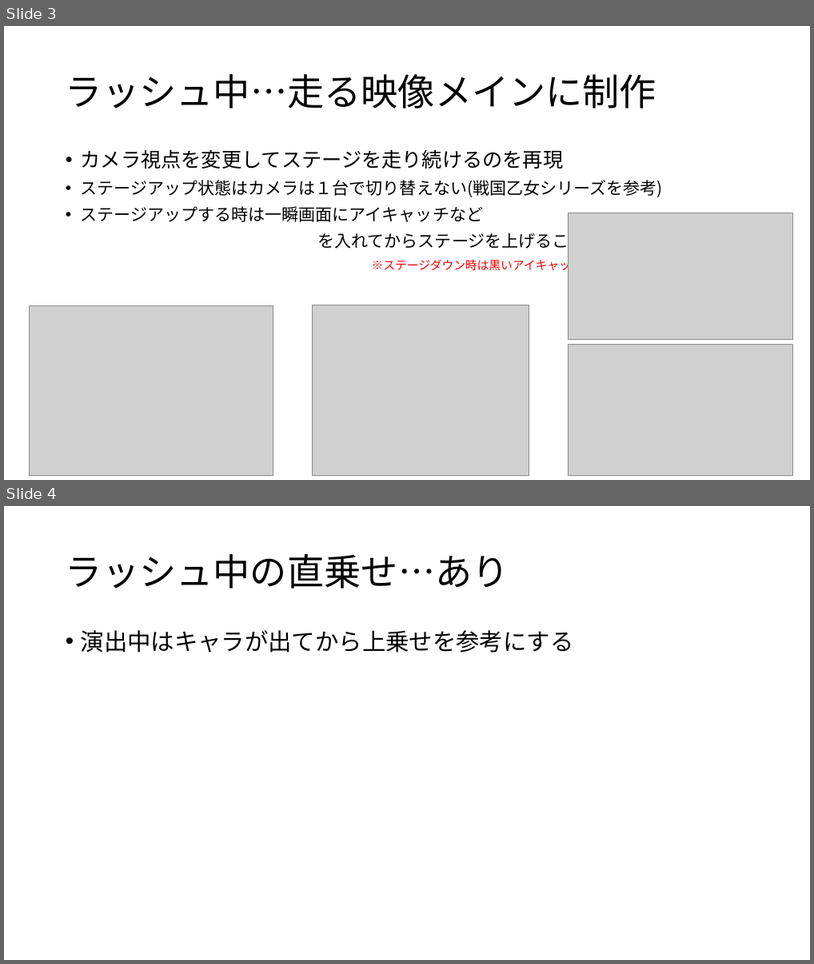
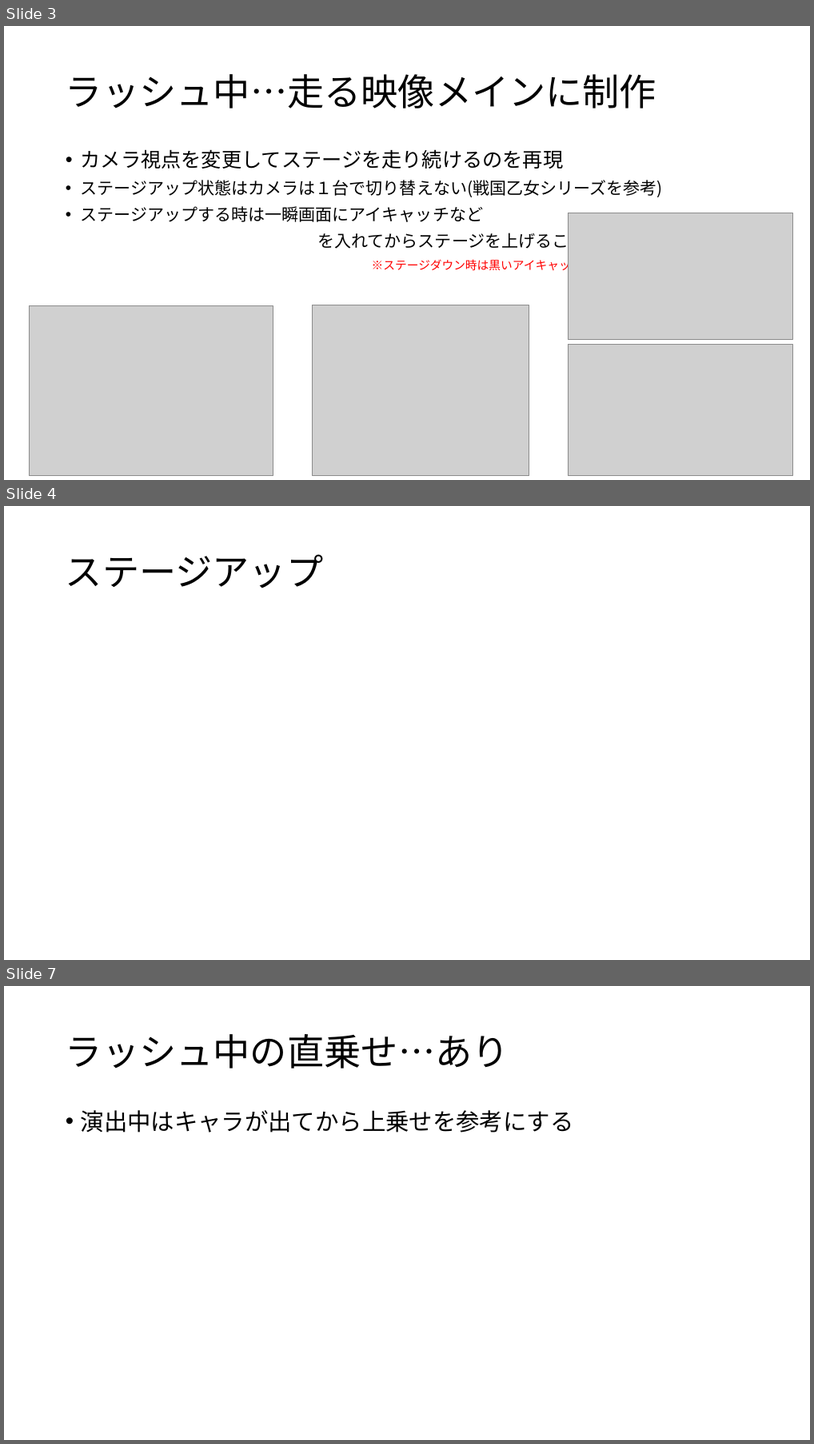
Before and after one commit to k245014-bot/l-, a slide deck: Docments/tex/映像・演出関連企画書.pptx. Shown one above the other, each under a label of ours: slides 3 and 4 before the commit, slides 3, 4 and 7 after it; the slides between them are not shown. The pictures are 814x964 and 814x1444 pixels, drawn with LibreOffice and Linux fonts; fonts in the diff are those of the drawing; grey boxes stand for pictures. Boxes give left, top, right and bottom in pixels: in the first picture for what was removed or moved away, otherwise in the second. Text is boxed around its words. In the diff, an @@ line names an element or a change of style, - is before the commit and + after.

```diff
--- a/Docments/tex/映像・演出関連企画書.pptx
+++ b/Docments/tex/映像・演出関連企画書.pptx
@@ slide 4 added at [4, 506, 810, 960], background #FFFFFF @@
@@ title added at [66, 554, 323, 588], 44 pt, text #000000 @@
+ステージアップ
@@ what was slide 4 is now slide 7 @@
```
Also in this commit, not shown: 2 slides changed, 2 other slides added.
